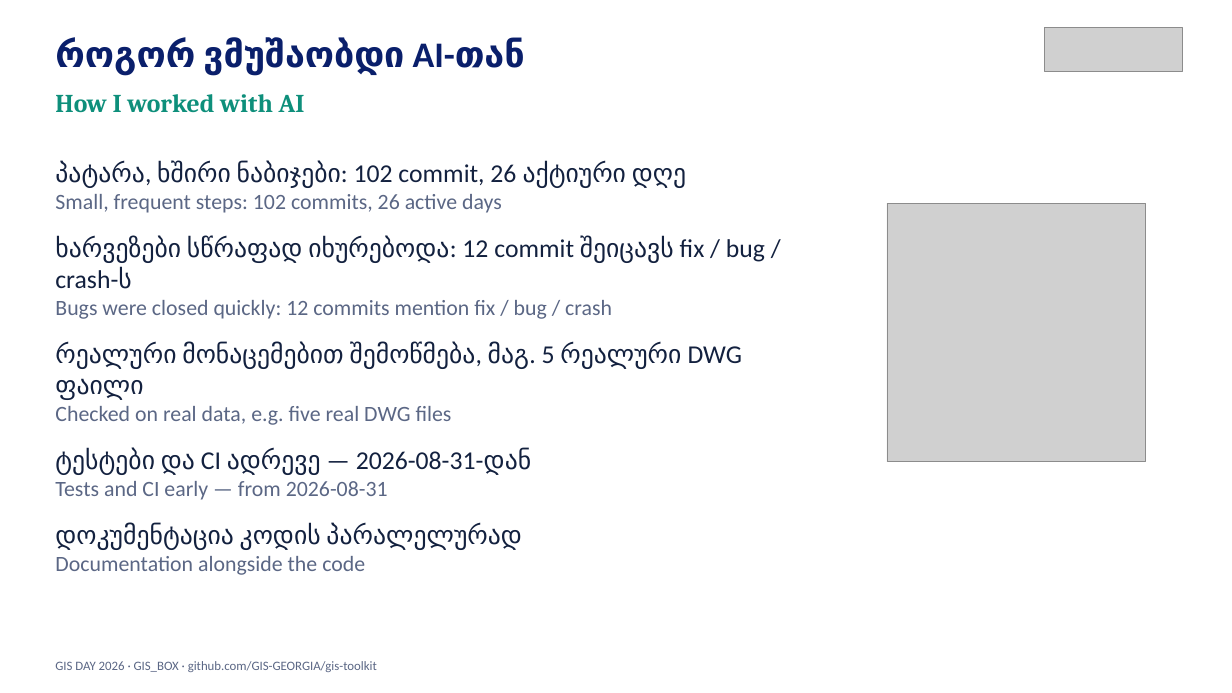
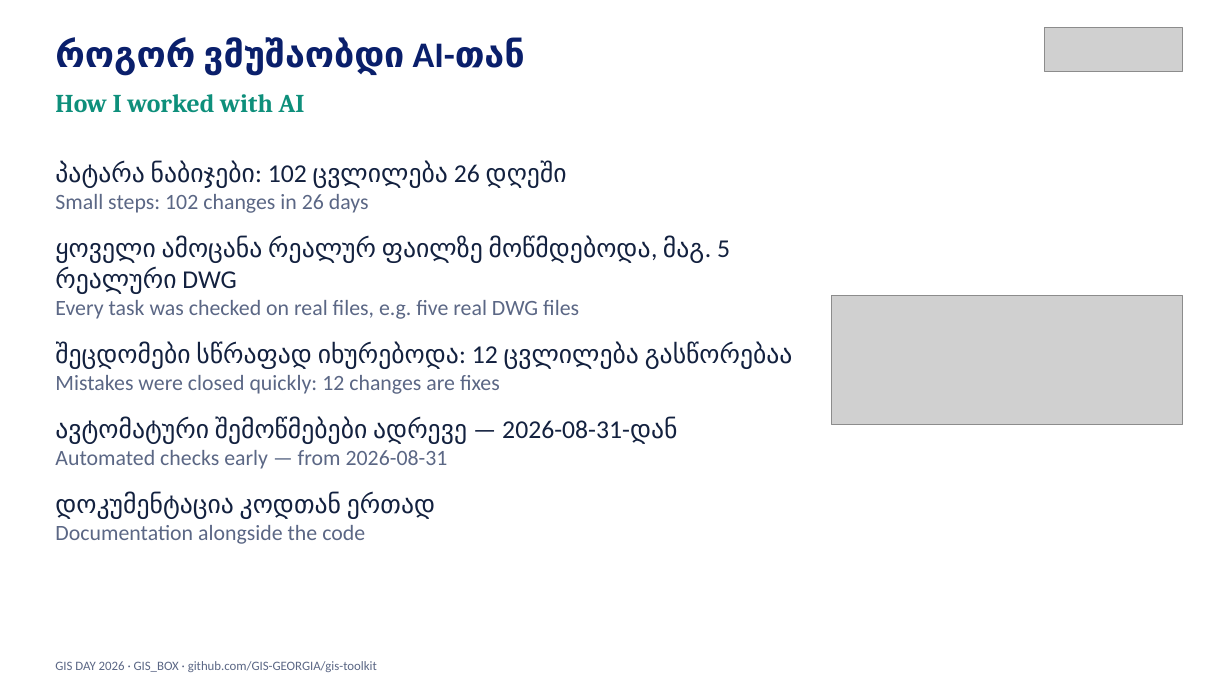
Before and after one commit to GIS-Edu-Georgia/gis-day, a slide deck: slide 6 of downloads/GIS_BOX_AI_PRESENTATION.pptx (slide 4 before the commit). Drawn at 1232x693 pixels with LibreOffice and Linux fonts; fonts in the diff are those of the drawing; grey boxes stand for pictures. Boxes give left, top, right and bottom in pixels: in the first picture for what was removed or moved away, otherwise in the second. Text is boxed around its words. In the diff, an @@ line names an element or a change of style, - is before the commit and + after.

```diff
--- a/downloads/GIS_BOX_AI_PRESENTATION.pptx
+++ b/downloads/GIS_BOX_AI_PRESENTATION.pptx
@@ text at [55,162,793,519]: text changed @@
-პატარა, ხშირი ნაბიჯები: 102 commit, 26 აქტიური დღე
-Small, frequent steps: 102 commits, 26 active days
-ხარვეზები სწრაფად იხურებოდა: 12 commit შეიცავს fix / bug / crash-ს
-Bugs were closed quickly: 12 commits mention fix / bug / crash
-რეალური მონაცემებით შემოწმება, მაგ. 5 რეალური DWG ფაილი
-Checked on real data, e.g. five real DWG files
-ტესტები და CI ადრევე — 2026-08-31-დან
-Tests and CI early — from 2026-08-31
-დოკუმენტაცია კოდის პარალელურად
+პატარა ნაბიჯები: 102 ცვლილება 26 დღეში
+Small steps: 102 changes in 26 days
+ყოველი ამოცანა რეალურ ფაილზე მოწმდებოდა, მაგ. 5 რეალური DWG
+Every task was checked on real files, e.g. five real DWG files
+შეცდომები სწრაფად იხურებოდა: 12 ცვლილება გასწორებაა
+Mistakes were closed quickly: 12 changes are fixes
+ავტომატური შემოწმებები ადრევე — 2026-08-31-დან
+Automated checks early — from 2026-08-31
+დოკუმენტაცია კოდთან ერთად
@@ picture: place and size @@
-picture at [887,203,1146,462]
+picture at [832,296,1183,425]
```
Also in this commit, not shown: 10 other slides changed, 4 slides added, 3 slides removed, 13 other files.
